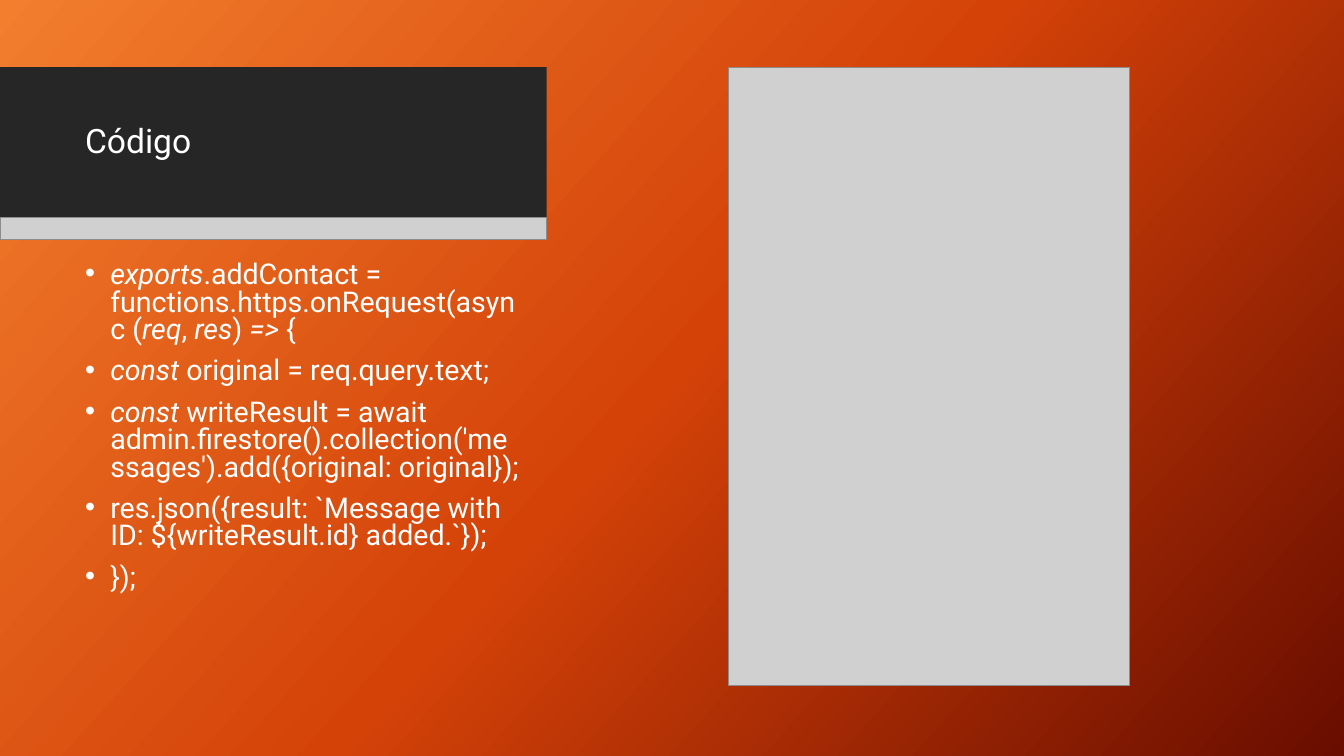
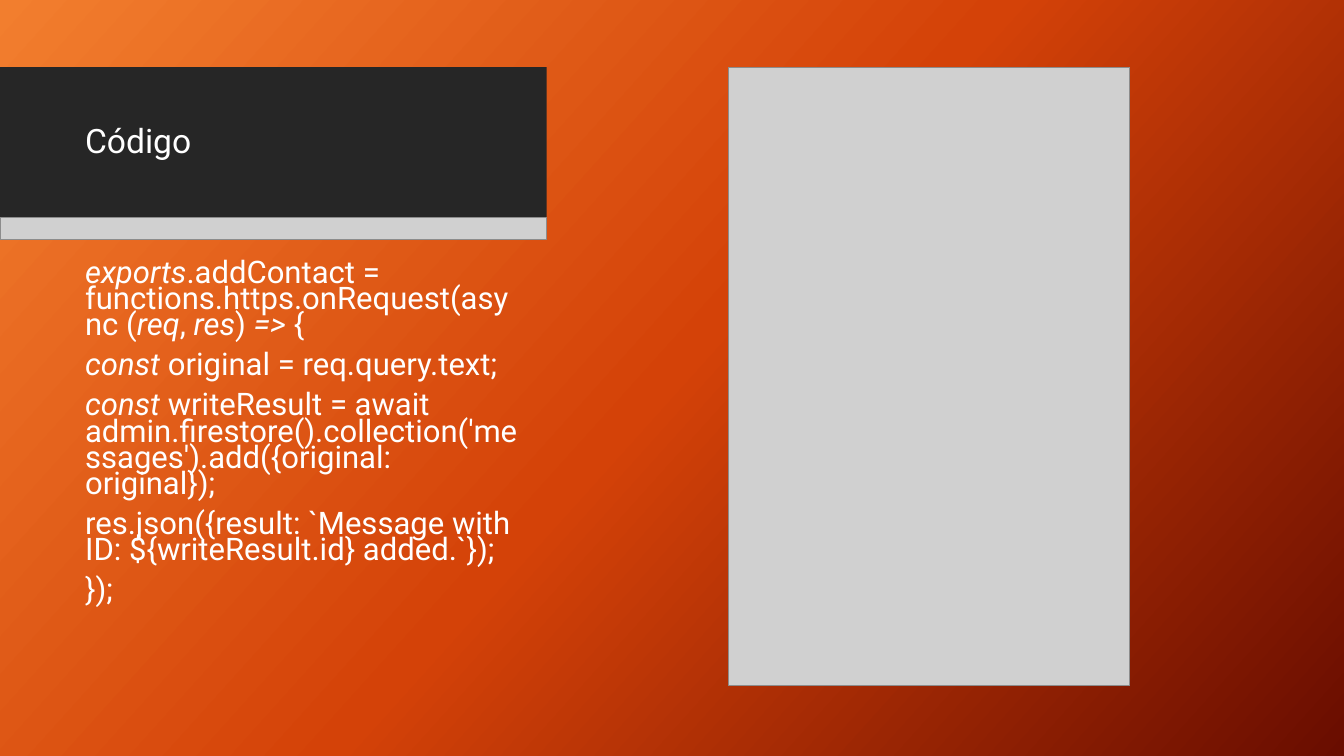
Before and after one commit to eddieware/Ppt_Cloud_Functions, a slide deck: slide 7 of Cloud_functions.pptx. Drawn at 1344x756 pixels with LibreOffice and Linux fonts; fonts in the diff are those of the drawing; grey boxes stand for pictures; background and template pictures are left out. Boxes give left, top, right and bottom in pixels: in the first picture for what was removed or moved away, otherwise in the second. Text is boxed around its words. In the diff, an @@ line names an element or a change of style, - is before the commit and + after.

```diff
--- a/Cloud_functions.pptx
+++ b/Cloud_functions.pptx
@@ text "exports.addContact = functions.https.onRequest(async (req, r ..." at box(85, 259, 517, 567): size 20.4 to 22.2 pt; bullet • to none; line spacing 0.8 to 0.7 @@
```
Also in this commit, not shown: 2 other slides changed.
